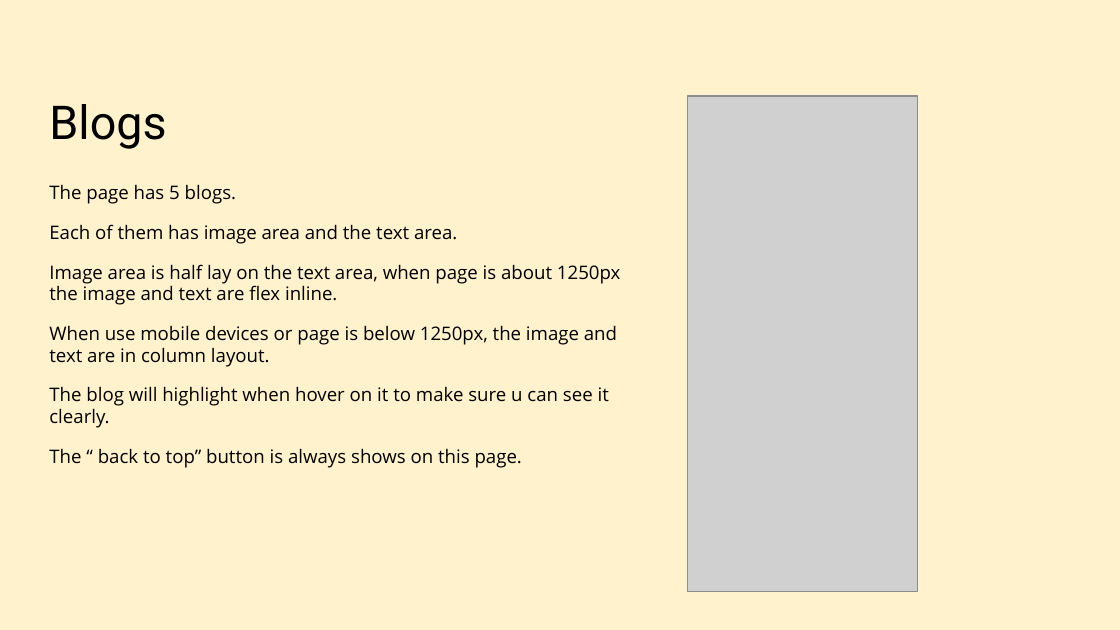
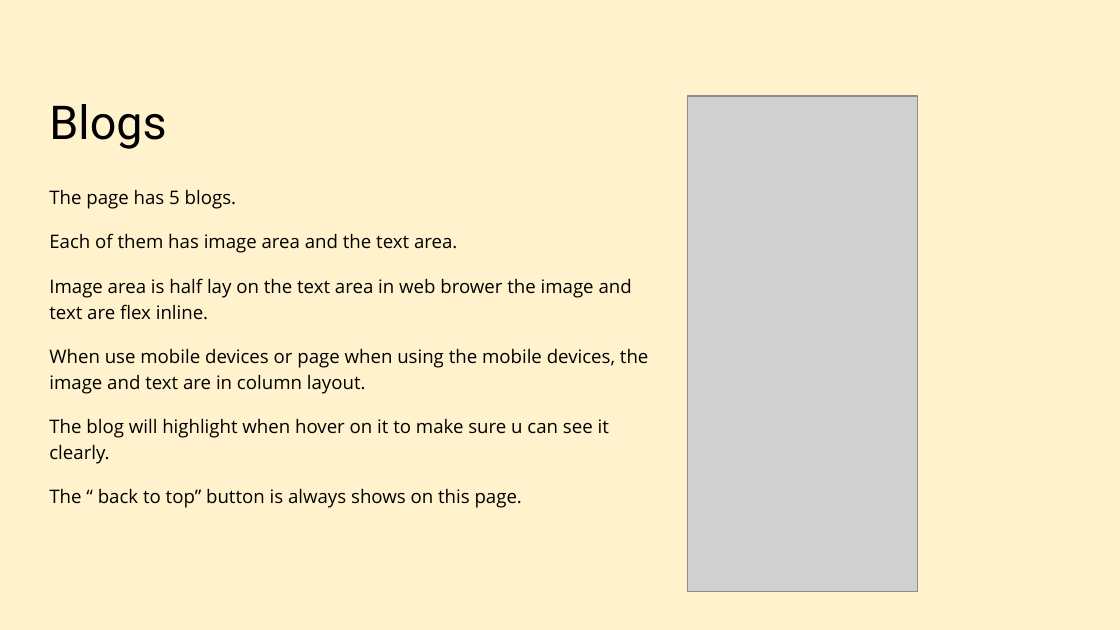
Before and after one commit to OrangeKami/Chen_Zhang_T1A2, a slide deck: slide 5 of ppt/Portfolio.pptx (slide 6 before the commit). Drawn at 1120x630 pixels with LibreOffice and Linux fonts; fonts in the diff are those of the drawing; grey boxes stand for pictures. Boxes give left, top, right and bottom in pixels: in the first picture for what was removed or moved away, otherwise in the second. Text is boxed around its words. In the diff, an @@ line names an element or a change of style, - is before the commit and + after.

```diff
--- a/ppt/Portfolio.pptx
+++ b/ppt/Portfolio.pptx
@@ text at (49,189,609,508): line spacing 0.95 to 1.15 @@
@@ text at (49,278,648,394): text changed @@
-Image area is half lay on the text area, when page is about 1250px the image and text are flex inline.
-When use mobile devices or page is below 1250px, the image and text are in column layout.
+Image area is half lay on the text area in web brower the image and text are flex inline.
+When use mobile devices or page when using the mobile devices, the image and text are in column layout.
```
Also in this commit, not shown: 4 other slides changed, 3 other files.
